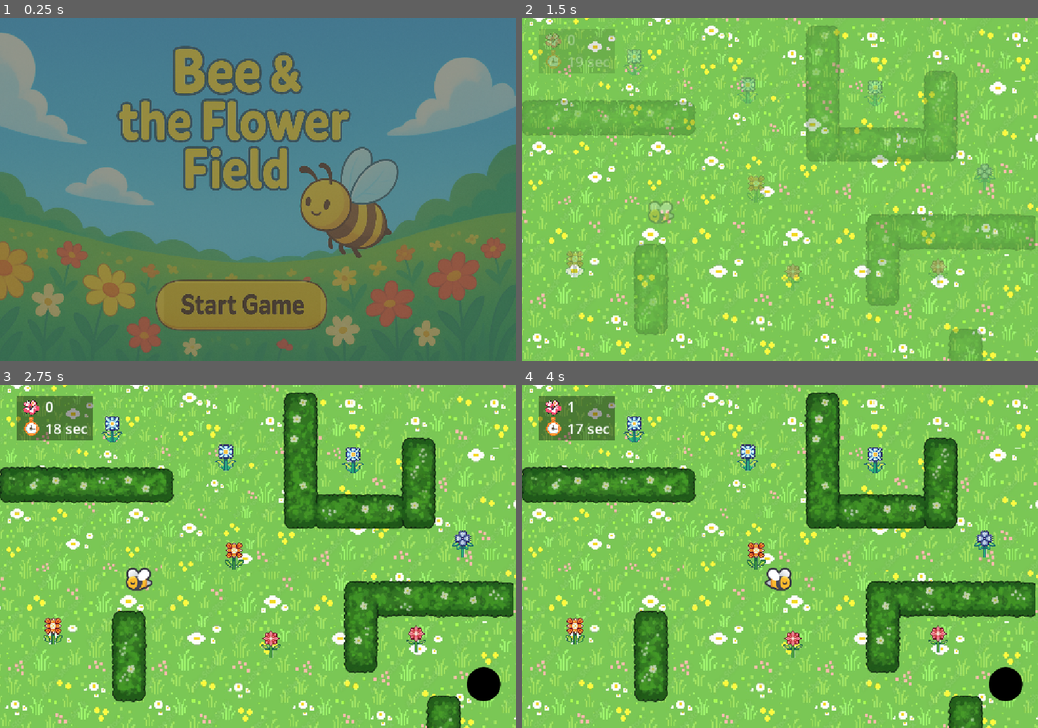
Above: before the commit, frames 1-4 (two rows, left to right).
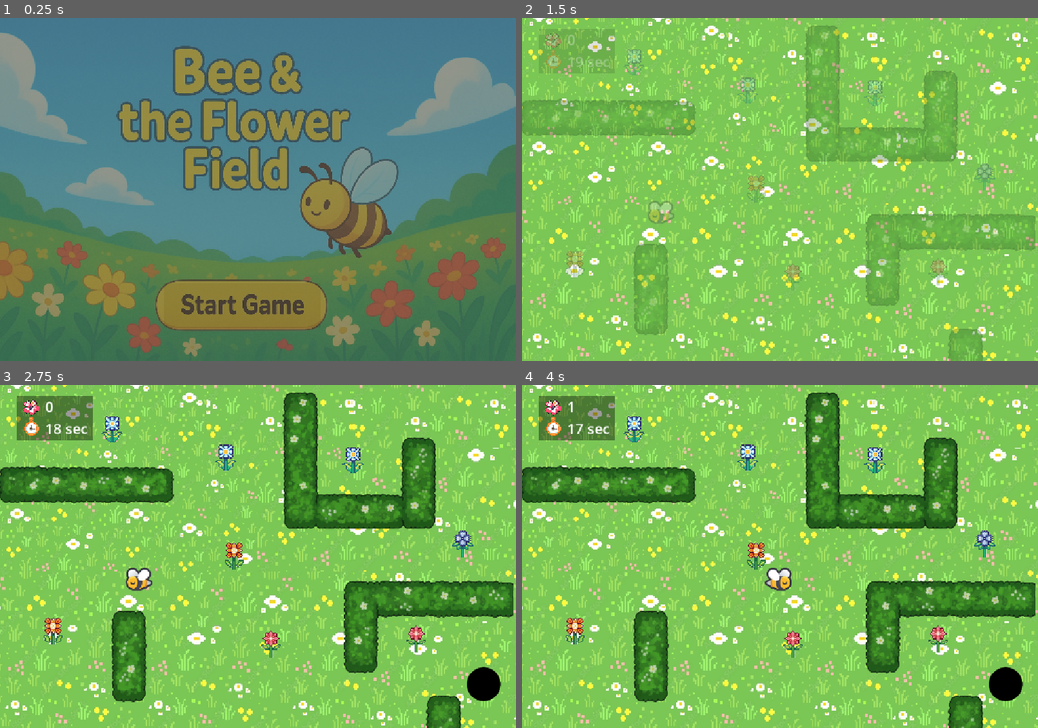
Above: after the commit, the same moments.

Repository: Lea-poh/SpringHunt
Game: Godot game, scene res://scenes/main.tscn
The game is run twice, just before and just after one commit, with the same random seed, the same clock (stepped at 60 frames per second) and the same inputs. Sound files missing from this copy of the repository are replaced by a short silence.
Inputs (mouse positions are in pixels of both pictures, inside the frame that each line leads up to):
- Up to frame 1 (0.25 s): no input
- Up to frame 2 (1.5 s): move the mouse to (893, 172) at 0.52 s; hold Right (ui_right) 0.53-1.25 s; click (893, 172) at 0.67 s; click (764, 306) at 1.25 s
- Up to frame 3 (2.75 s): drag from (154, 573) to (417, 638) at 2.02 s
- Up to frame 4 (4 s): tap Enter at 2.75 s; move the mouse to (831, 481) at 2.77 s; hold Right (ui_right) 2.78-3.5 s; drag from (754, 625) to (986, 542) at 3.52 s

The runs differ from the first frame. In frame 1, less than 0.1% of the frame differs, in the area x 23-68%, y 9-92%; in frame 2, 0.2%, in the area x 1-100%, y 1-99%; in frame 3, 0.2%; in frame 4, 0.2%.

Commit message:
Shrink file size by using jpg

Diff:
--- a/EndScreen.gd
+++ b/EndScreen.gd
@@ -10,18 +10,18 @@
 
 
 # Called every frame. 'delta' is the elapsed time since the previous frame.
-func _process(delta):
+func _process(_delta):
 	pass
 
 signal restart
 
 func set_results(score):
 	if score > 5:
-		texrect.texture = load("res://assets/you_win_changed.png")
+		texrect.texture = load("res://assets/you_win_changed.jpg")
 		$Control/RestartButton.visible = false
 		$Control/SecretButton.visible = true
 	else:
-		texrect.texture = load("res://assets/you_lose.png")
+		texrect.texture = load("res://assets/you_lose.jpg")
 		$Control/RestartButton.visible = true
 		$Control/SecretButton.visible = false
 
@@ -36,7 +36,7 @@
 	if $Control/SecretButton.visible:
 		$Control/ScoreLabel.visible = false
 		$Control/SecretButton.visible = false
-		texrect.texture = load("res://assets/secret.png")
+		texrect.texture = load("res://assets/secret.jpg")
 		$Control/RestartButton.visible = true
 	else:
 		restart.emit()
--- a/scenes/Bee.gd
+++ b/scenes/Bee.gd
@@ -3,7 +3,7 @@
 @export var speed = 400
 @onready var anim_sprite = $AnimatedSprite2D
 
-func _physics_process(delta):
+func _physics_process(_delta):
 	var input := Vector2.ZERO
 
 	# ✅ Keyboard input
--- a/scenes/Endsceen.tscn
+++ b/scenes/Endsceen.tscn
@@ -1,7 +1,7 @@
 [gd_scene load_steps=3 format=3 uid="uid://bengfbtjgpiwn"]
 
 [ext_resource type="Script" uid="uid://bp42qjnuvtl05" path="res://EndScreen.gd" id="1_mo2es"]
-[ext_resource type="Texture2D" uid="uid://ybobwf45gmfw" path="res://assets/you_win.png" id="2_irkl0"]
+[ext_resource type="Texture2D" uid="uid://bqpys8l6olvf2" path="res://assets/you_win_changed.jpg" id="2_irkl0"]
 
 [node name="EndScreen" type="Node2D"]
 script = ExtResource("1_mo2es")
--- a/scenes/Flower.gd
+++ b/scenes/Flower.gd
@@ -17,7 +17,7 @@
 
 
 # Called every frame. 'delta' is the elapsed time since the previous frame.
-func _process(delta):
+func _process(_delta):
 	pass
 
 func _on_area_2d_body_entered(body):
--- a/scenes/Game.gd
+++ b/scenes/Game.gd
@@ -25,7 +25,7 @@
 
 	timer.start()
 
-func _process(delta):
+func _process(_delta):
 	timer_label.text = str(int(timer.time_left)) + " sec"
 	score_label.text = str(flowers_collected)
 
--- a/scenes/Game.tscn
+++ b/scenes/Game.tscn
@@ -1,11 +1,11 @@
 [gd_scene load_steps=19 format=4 uid="uid://cifk2ikqqtxg2"]
 
 [ext_resource type="Script" uid="uid://da2bo1tlq33a7" path="res://scenes/Game.gd" id="1_phd0a"]
-[ext_resource type="Texture2D" uid="uid://brm3b8t8dj0sk" path="res://assets/meadow.png" id="2_400sg"]
 [ext_resource type="PackedScene" uid="uid://cki62nql875rb" path="res://scenes/VirtualJoystick.tscn" id="2_qy1jj"]
 [ext_resource type="Texture2D" uid="uid://cpstqerrnhy4r" path="res://assets/flower_counter.png" id="3_mcffj"]
 [ext_resource type="Texture2D" uid="uid://8oq2uycbk7yw" path="res://assets/timer.png" id="4_2rd6h"]
 [ext_resource type="Texture2D" uid="uid://vpfr1cny5op2" path="res://assets/bee_a.png" id="5_2ohkg"]
+[ext_resource type="Texture2D" uid="uid://g76bgp7qtugt" path="res://assets/meadow.jpg" id="5_2rd6h"]
 [ext_resource type="Script" uid="uid://c8wr1clpj7v55" path="res://scenes/Bee.gd" id="5_3vvtf"]
 [ext_resource type="Texture2D" uid="uid://bl2347mkifodj" path="res://assets/bee_b.png" id="6_gpla7"]
 [ext_resource type="Texture2D" uid="uid://daar3nv80jax0" path="res://assets/bee_rest.png" id="7_vf6cu"]
@@ -542,7 +542,7 @@
 [node name="Sprite2D" type="Sprite2D" parent="ParallaxBackground/ParallaxLayer"]
 position = Vector2(198.99997, -77.00001)
 scale = Vector2(0.43163484, 0.48385528)
-texture = ExtResource("2_400sg")
+texture = ExtResource("5_2rd6h")
 
 [node name="Bee" type="CharacterBody2D" parent="."]
 z_index = 14
--- a/scenes/StartScreen.gd
+++ b/scenes/StartScreen.gd
@@ -9,7 +9,7 @@
 
 
 # Called every frame. 'delta' is the elapsed time since the previous frame.
-func _process(delta):
+func _process(_delta):
 	pass
 
 signal start_game
--- a/scenes/StartScreen.tscn
+++ b/scenes/StartScreen.tscn
@@ -1,7 +1,7 @@
 [gd_scene load_steps=3 format=3 uid="uid://c8ule32bsbox8"]
 
 [ext_resource type="Script" uid="uid://cwynnme0wijnj" path="res://scenes/StartScreen.gd" id="1_t583d"]
-[ext_resource type="Texture2D" uid="uid://c8bcafs66f0wi" path="res://assets/StartScreen.png" id="2_pswtb"]
+[ext_resource type="Texture2D" uid="uid://b7ew0bhvh86ub" path="res://assets/StartScreen.jpg" id="2_pswtb"]
 
 [node name="StartScreen" type="Node2D"]
 script = ExtResource("1_t583d")
Binary file added: assets/StartScreen.jpg
Not shown, added: assets/StartScreen.jpg.import
Binary file removed: assets/StartScreen.png
Not shown, removed: assets/StartScreen.png.import
Binary file changed: assets/meadow.jpg
Binary file removed: assets/meadow.png
Not shown, removed: assets/meadow.png.import
Binary file added: assets/secret.jpg
Not shown, added: assets/secret.jpg.import
Not shown, removed: assets/secret.png.import
Binary file added: assets/you_lose.jpg
Not shown, added: assets/you_lose.jpg.import
(and 21 more such lines)
